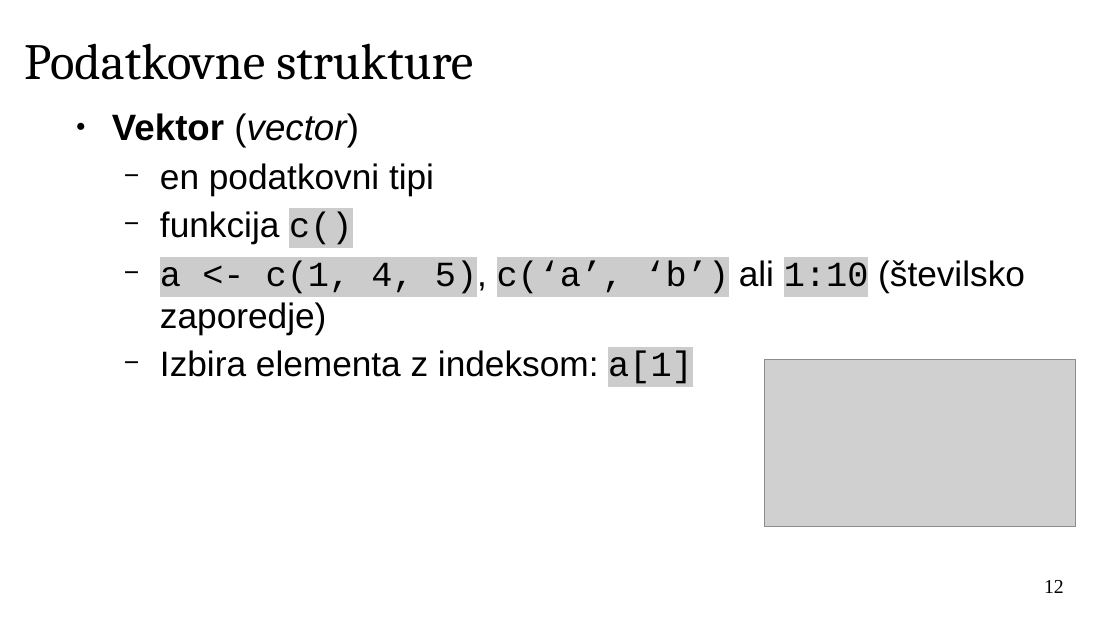
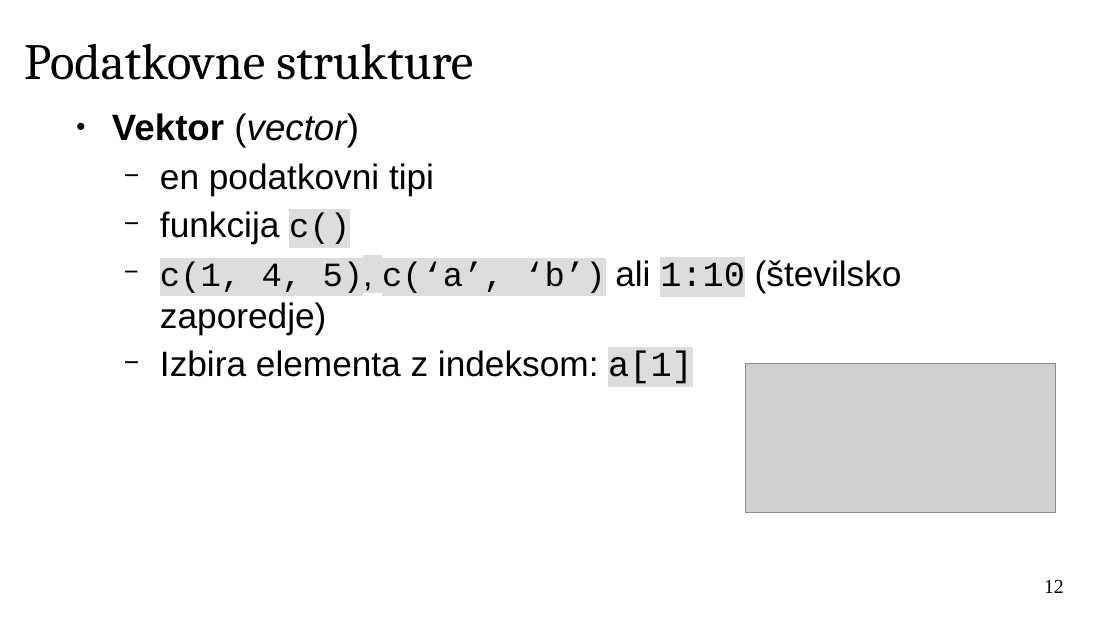
Before and after one commit to janaobsteter/R_tecaj, a slide deck: slide 12 of IT_Rtecaj.odp. Drawn at 1120x630 pixels with LibreOffice and Linux fonts; fonts in the diff are those of the drawing; grey boxes stand for pictures; background and template pictures are left out. Boxes give left, top, right and bottom in pixels: in the first picture for what was removed or moved away, otherwise in the second. Text is boxed around its words. In the diff, an @@ line names an element or a change of style, - is before the commit and + after.

```diff
--- a/IT_Rtecaj.odp
+++ b/IT_Rtecaj.odp
@@ text at (x1=160, y1=211, x2=693, y2=384): size 25 to 24 pt in "c()"; highlight #CCCCCC to #DDDDDD in "c()", "a[1]" @@
@@ text at (x1=160, y1=260, x2=902, y2=335): text changed; font Courier New to Arial @@
-  − a <- c(1, 4, 5), c(‘a’, ‘b’) ali 1:10 (številsko zaporedje)
+  − c(1, 4, 5), c(‘a’, ‘b’) ali 1:10 (številsko zaporedje)
@@ picture resized from (x1=764, y1=359, x2=1075, y2=525) to (x1=746, y1=364, x2=1056, y2=513) @@
```
Also in this commit, not shown: 19 other slides changed, 14 slides added, 1 other file.
